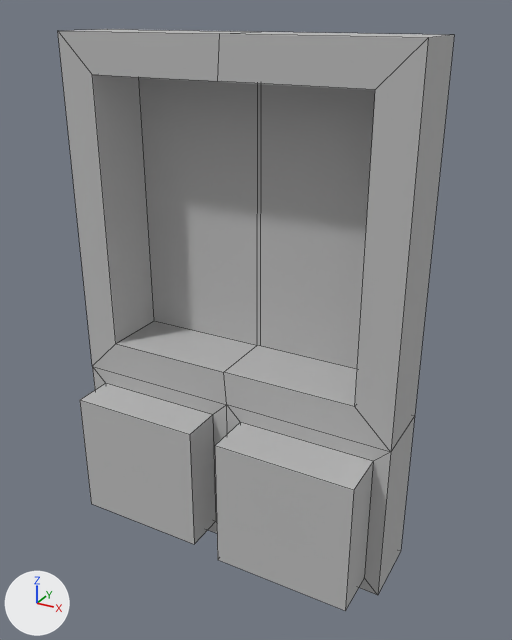
Two versions of the OBJ model Duality/Assets/Import/jail_terminal/jail_terminal.obj, one commit apart.
One viewpoint serves both versions: a camera (50 mm lens) standing at (0.247, -0.428, 0.146) and looking at (0.017, -0.009, -0.064). The lights are fixed; the arrows at lower left show +X, +Y and +Z. Mesh edges are drawn as thin lines. Where no turn or scale is listed for an object, it has been applied to the vertices.

Names of what the first picture shows: 'jail_terminal'.
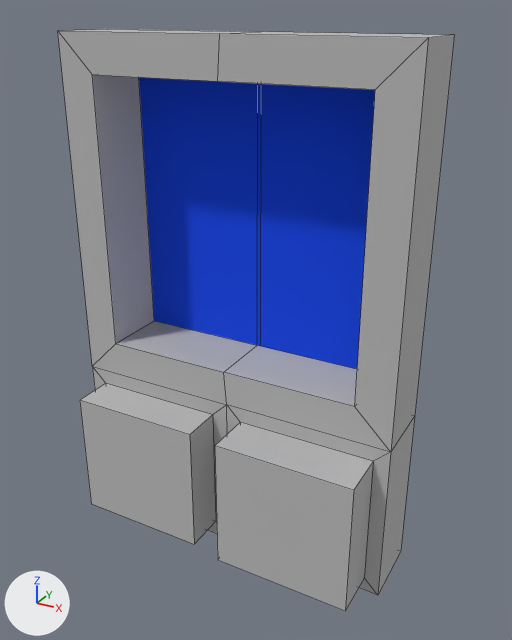
The change, as a diff of the scene's bpy script:
```diff
--- a/Duality/Assets/Import/jail_terminal/jail_terminal.obj.py
+++ b/Duality/Assets/Import/jail_terminal/jail_terminal.obj.py
@@ mat_lambert8sg @@
+mat_lambert8sg = principled_material('lambert8SG')
+mat_lambert8sg.base_color = (0.0, 0.06, 0.87)  # blue #0045f0
+mat_lambert8sg.roughness = 1.0
@@ me_jail_terminal @@
 me_jail_terminal.from_pydata(...)  # 46 vertices, 44 faces; spans x -0.131..0.131, y -0.064..0.027, z -0.259..0.131
 # used by ob_jail_terminal; location = (0.0, 0.0, 0.0)
+# me_jail_terminal part 1: all 2 faces centred in x -0.052..0.051, y 0.025, z 0.0 switch from mat_initialshadinggroup (grey #bcbcbc) to mat_lambert8sg (blue #0045f0)
```

Where the change shows, as pixel boxes [x1, y1, x2, y2] in the pictures (512 x 640 px):
part 1 of me_jail_terminal, recoloured (grey to blue)
    both: [139, 77, 375, 369]
